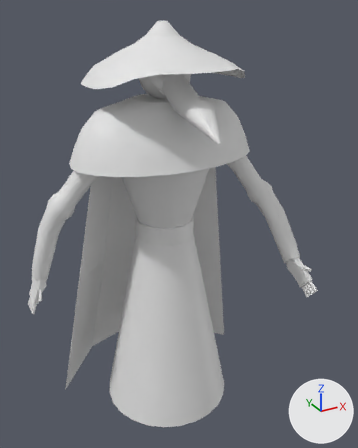
The FBX model 3DModels/PlagueDoctor.FBX: old version first, new version second.
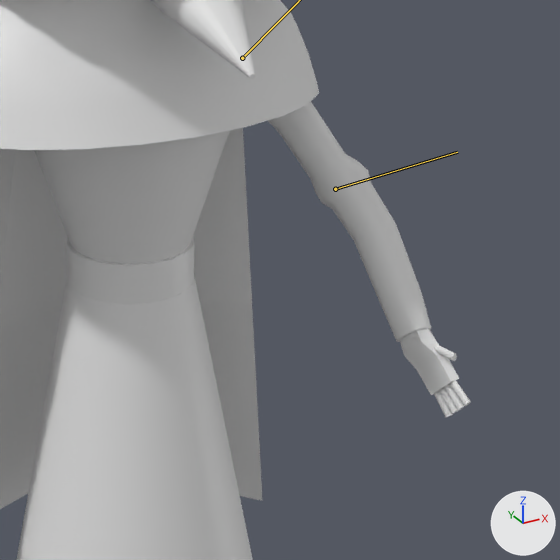
Old and new are each drawn whole from a 50 mm lens placed at (-9.15, -17.92, 17.72), pointed at (0.45, -0.46, 8.99) and again close up on the part from 30% to 100% of the width and 24% to 81% of the height. Arrows for +X, +Y and +Z are at lower right; the lights stay in place. Both versions are drawn at frame 14 of the action 'Take 001'; the numbers are the values there. The bones that change are drawn over the model as lines in the close-ups.

In view in the first close-up: 'Bottom', 'Cape', 'Cylinder020', 'Cylinder021', 'Cylinder022', 'Cylinder023', 'Hand002', 'LArm002', 'MiddleBody', 'Næb', 'RArm001', 'Shoulders', 'Upperbody'.
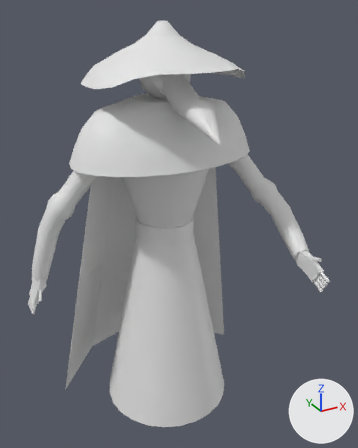
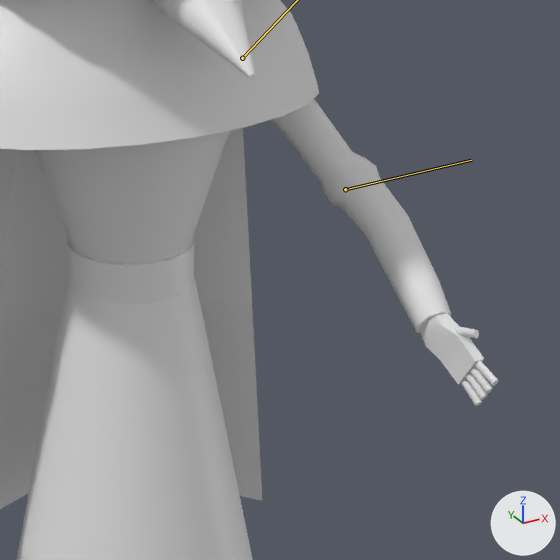
What differs and where, as boxes (x1, y1, x2, y2) in the close-ups (560 x 560 px):
'LArm002', posed (10% wider): before (268, 102, 431, 342); after (271, 99, 451, 334)
'Hand002', posed (7% wider): before (400, 328, 459, 395); after (421, 313, 484, 384)
'Cylinder020', posed (14% wider): before (450, 380, 471, 406); after (475, 360, 499, 386)
'Cylinder021', posed (20% wider): before (445, 384, 464, 410); after (470, 367, 493, 393)
'Cylinder022', posed (10% wider): before (439, 388, 458, 414); after (466, 373, 487, 400)
'Cylinder023', posed (10% wider, 8% taller): before (434, 392, 453, 417); after (461, 379, 482, 406)
'RArm001', posed (28% shorter): before (434, 344, 457, 361); after (455, 326, 479, 338)
bone 'LArm_bone01', root to tip: before (335, 189) to (457, 152); after (345, 189) to (471, 160)

What the commit changed:
Bone 'LArm_bone00' (bone_larm_bone00) turns from (-14, -20, 3) to (-18, -25, 4) degrees about its own x, y and z.
Bone 'LArm_bone01' (bone_larm_bone01) turns from (0, -18, -16) to (1, -23, -19) degrees about its own x, y and z.
